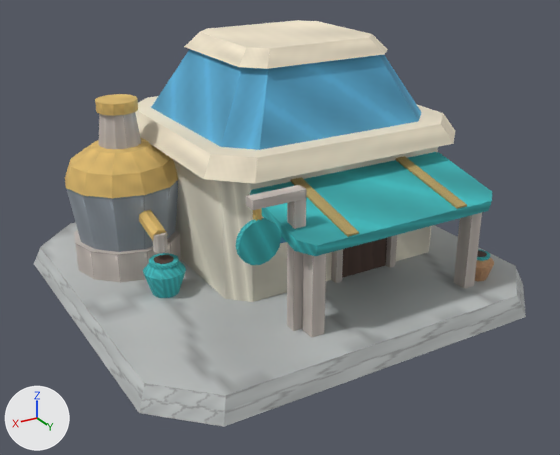
The glTF model Assets/GodSim/Art/Models/Buildings/Saurian/CultureCivic/bld_saurian_tavern_future_v0.glb as it was, and as the next commit left it.
Before and after are seen from a camera (50 mm lens) standing at (1.61, 2.76, 1.61) and looking at (0.02, 0.1, 0.28). The lights are fixed; the arrows at lower left show +X, +Y and +Z. The first picture is the older version. Vertices at exactly the same position are counted once.

Names of what the first picture shows: 'LOD0'.
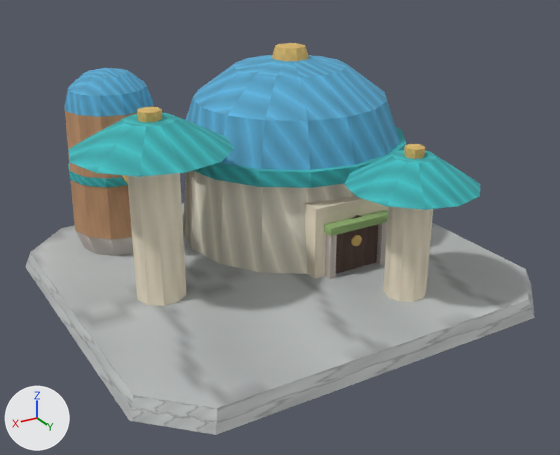
Boxes [x1, y1, x2, y2] around the edits, measured in the pictures (560 x 455 px; the box of a moved part takes in the faces that stretch with it):
'LOD0', reshaped
    before: [34, 20, 526, 427]
    after: [26, 43, 535, 435]
part 1 of me_lod0, moved or reshaped
    before: [386, 235, 397, 268]
    after: [304, 196, 388, 279]
part 2 of me_lod0, moved or reshaped (not visible before)
    after: [324, 210, 388, 236]
part 3 of me_lod0, moved or reshaped (not visible before)
    after: [376, 222, 387, 265]
part 4 of me_lod0, moved or reshaped
    before: [342, 238, 387, 278]
    after: [336, 215, 378, 274]
part 5 of me_lod0, moved or reshaped (not visible before)
    after: [351, 235, 362, 246]
part 6 of me_lod0, moved or reshaped
    before: [331, 249, 343, 283]
    after: [325, 234, 337, 279]
part 7 of me_lod0, moved or reshaped
    before: [74, 229, 181, 283]
    after: [68, 164, 128, 187]
part 8 of me_lod0, rebuilt
    before: [34, 222, 526, 427]
    after: [26, 203, 535, 435]
part 9 of me_lod0, rebuilt
    before: [173, 147, 438, 302]
    after: [183, 171, 355, 274]
part 10 of me_lod0, rebuilt
    before: [151, 49, 422, 150]
    after: [186, 55, 400, 170]
part 11 of me_lod0, deleted
    before: [65, 112, 494, 338]
part 12 of me_lod0, reshaped
    before: [66, 20, 492, 256]
    after: [64, 43, 480, 306]

What changed in the scene script:
```text
Change me_lod0:
    used by ob_lod0; location = (0.0, 0.0, 0.0)
    remove me_lod0.from_pydata(...)  # 651 vertices, 1017 faces; spans x -0.92..0.91, y -0.9..0.87, z 0.0..1.05
    add me_lod0.from_pydata(...)  # 431 vertices, 670 faces; spans x -0.95..0.95, y -0.89..0.89, z 0.0..0.98
    me_lod0 part 1: the loose piece of 8 vertices spanning x -0.42..-0.39, y 0.31..0.35, z 0.09..0.4 is scaled about its middle by (13.1, 3.42, 1.04), then moved by (0.14, -0.16, -0.01)
    me_lod0 part 2: the loose piece of 8 vertices spanning x -0.44..-0.09, y 0.3..0.37, z 0.41..0.46 is scaled about its middle by (0.951, 1, 0.669), then moved by (-0.01, -0.06, -0.13)
    me_lod0 part 3: the loose piece of 8 vertices spanning x -0.6..-0.46, y 0.31..0.34, z 0.33..0.46 is scaled about its middle by (0.203, 1.85, 1.66), then moved by (0.12, -0.06, -0.21)
    me_lod0 part 4: the loose piece of 5 vertices spanning x -0.4..-0.13, y 0.33, z 0.09..0.48 is scaled about its middle by (0.951, 1, 0.669), then moved by (-0.01, -0.06, -0.08)
    me_lod0 part 5: the loose piece of 32 vertices spanning x -0.29..-0.24, y 0.33..0.34, z 0.27..0.33 is moved by (-0.01, -0.06, -0.08)
    me_lod0 part 6: the loose piece of 8 vertices spanning x -0.14..-0.11, y 0.31..0.35, z 0.09..0.4 is scaled about its middle by (0.951, 1, 0.669), then moved by (-0.01, -0.06, -0.06)
    me_lod0 part 7: the loose piece of 24 vertices spanning x 0.32..0.8, y -0.56..-0.09, z 0.09..0.22 is scaled about its middle by (0.9, 0.9, 0.296), then moved by (-0.05, -0.24, 0.29)
    me_lod0 part 8: the loose piece of 16 vertices spanning x -0.92..0.91, y -0.9..0.87, z 0.0..0.09 is rebuilt with 16 vertices and now spans x -0.95..0.95, y -0.89..0.89, z 0.0..0.08
    me_lod0 part 9: the loose piece of 16 vertices spanning x -0.73..0.36, y -0.71..0.32, z 0.09..0.63 is rebuilt with 32 vertices and now spans x -0.8..0.26, y -0.82..0.24, z 0.08..0.49
    me_lod0 part 10: the loose piece of 16 vertices spanning x -0.69..0.32, y -0.66..0.27, z 0.71..0.99 is rebuilt with 49 vertices and now spans x -0.79..0.25, y -0.81..0.23, z 0.56..0.94
    me_lod0 part 11: 21 loose pieces with 414 vertices, spanning x -0.73..0.81, y -0.58..0.71, z 0.09..0.78, are deleted
    me_lod0 part 12: 1 vertex moved within x 0.51, y -0.4, z 0.83; 95 vertices removed from x -0.81..0.81, y -0.79..0.71, z 0.22..1.05; 240 vertices added at x -0.82..0.88, y -0.84..0.82, z 0.08..0.98
```
